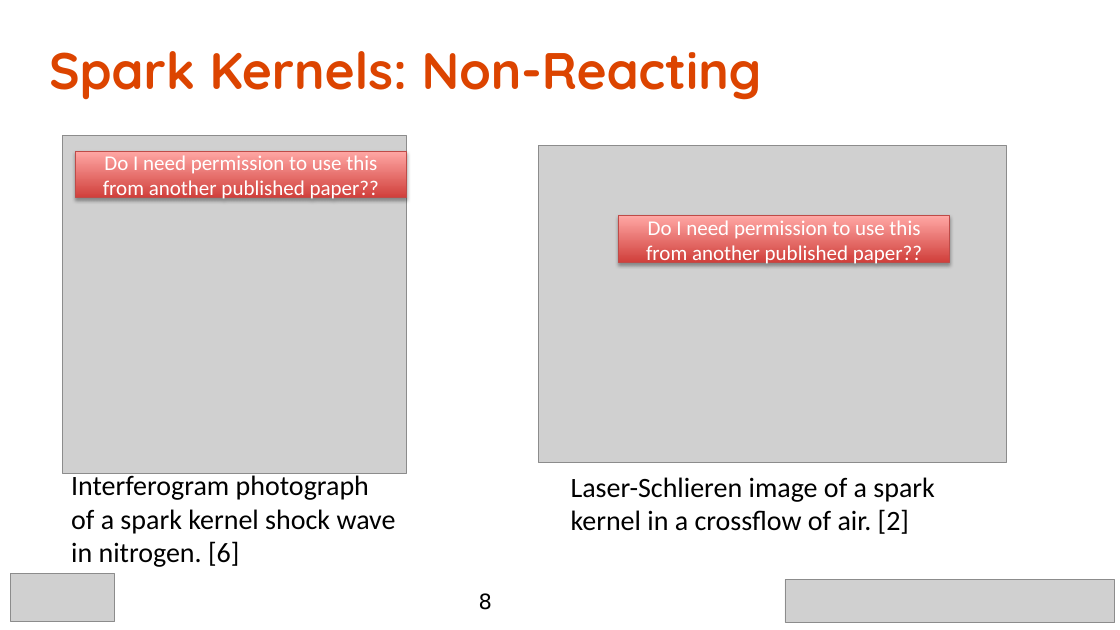
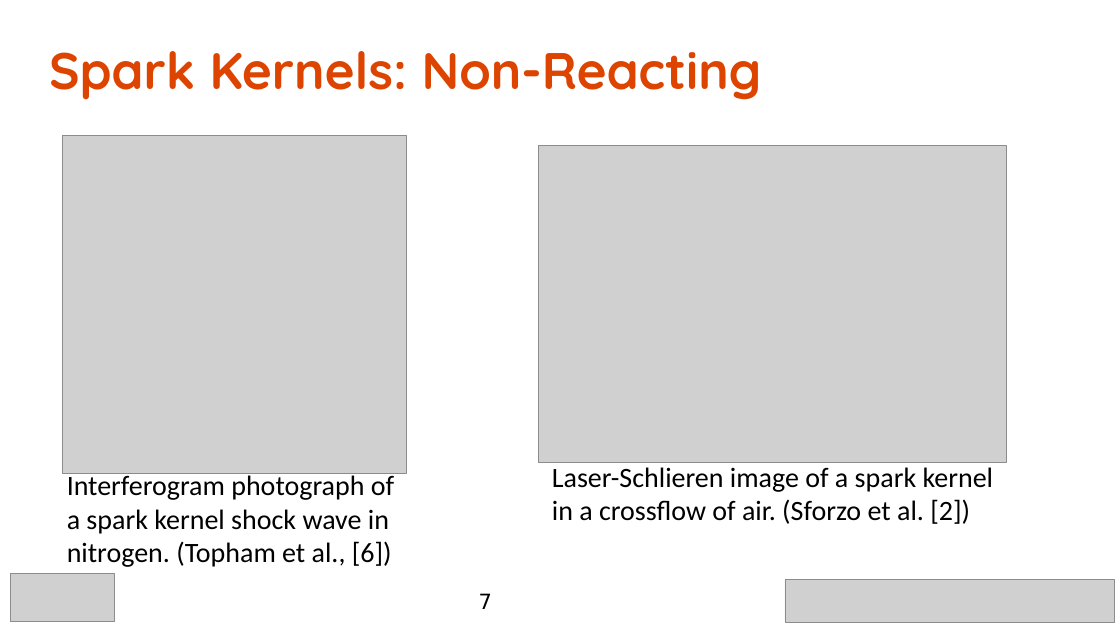
Before and after one commit to caplanda/Spark-Kernels-SciTech-Presentation, a slide deck: slide 7 of Spark Kernels v2.pptx (slide 8 before the commit). Drawn at 1120x630 pixels with LibreOffice and Linux fonts; fonts in the diff are those of the drawing; grey boxes stand for pictures; background and template pictures are left out. Boxes give left, top, right and bottom in pixels: in the first picture for what was removed or moved away, otherwise in the second. Text is boxed around its words. In the diff, an @@ line names an element or a change of style, - is before the commit and + after.

```diff
--- a/Spark Kernels v2.pptx
+++ b/Spark Kernels v2.pptx
@@ rectangle removed at (x1=76, y1=151, x2=407, y2=198) @@
-Do I need permission to use this from another published paper??
@@ rectangle removed at (x1=618, y1=216, x2=949, y2=263) @@
-Do I need permission to use this from another published paper??
@@ text at (x1=67, y1=472, x2=394, y2=567): text changed @@
-Interferogram photograph of a spark kernel shock wave in nitrogen. [6]
+Interferogram photograph of a spark kernel shock wave in nitrogen. (Topham et al., [6])
@@ text at (x1=552, y1=467, x2=994, y2=524): text changed @@
-Laser-Schlieren image of a spark kernel in a crossflow of air. [2]
+Laser-Schlieren image of a spark kernel in a crossflow of air. (Sforzo et al. [2])
@@ page number at (x1=479, y1=593, x2=492, y2=609): text changed @@
-8
+7
```
Also in this commit, not shown: 9 other slides changed, 2 slides added, 4 slides removed, 27 other files.
